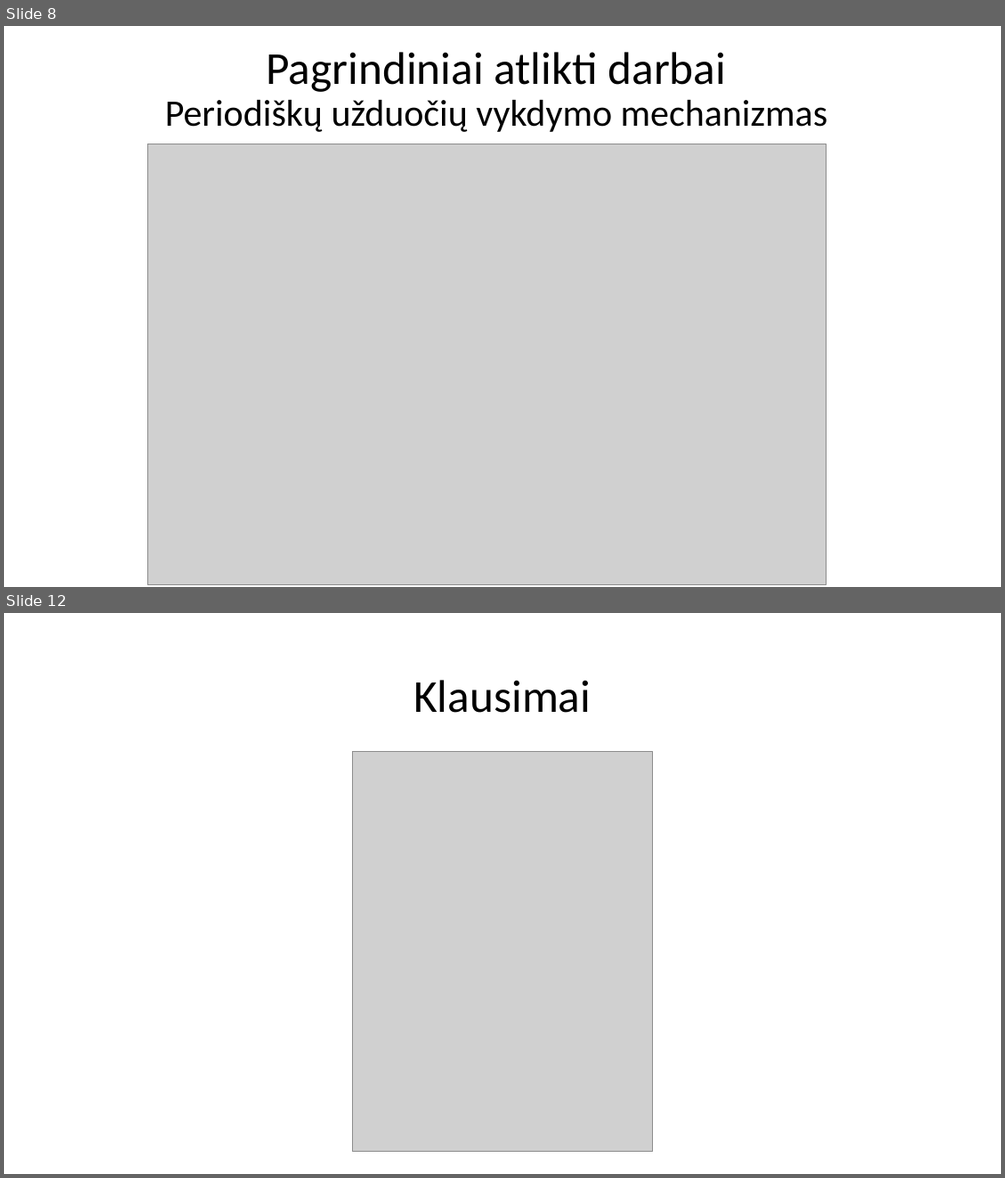
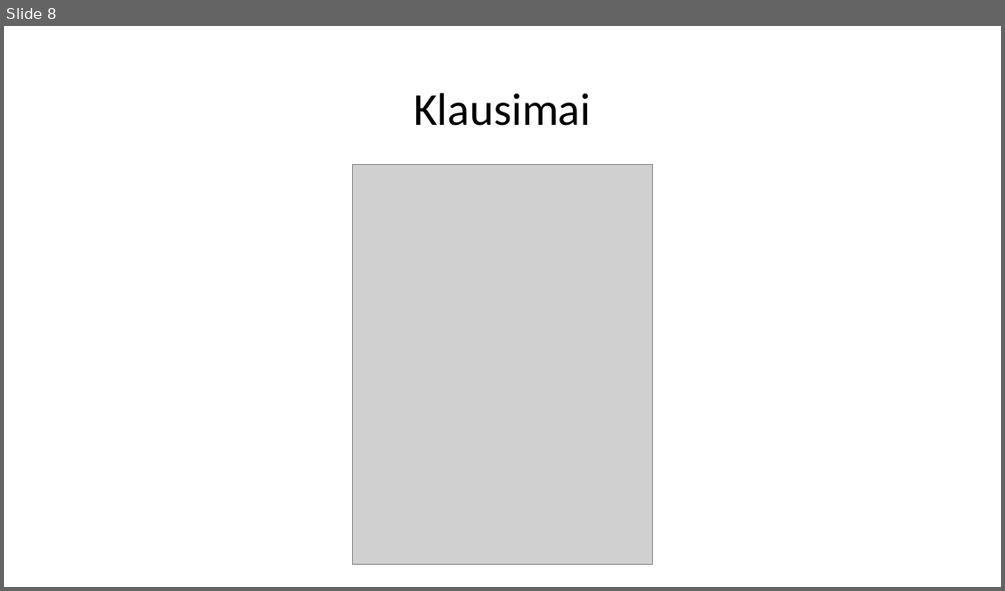
Before and after one commit to Ubaldas11/bachelor-thesis, a slide deck: BakalauroGynimas.pptx. Shown one above the other, each under a label of ours: slides 8 and 12 before the commit, slide 8 after it; the slides between them are not shown. The pictures are 1005x1178 and 1005x591 pixels, drawn with LibreOffice and Linux fonts; fonts in the diff are those of the drawing; grey boxes stand for pictures; background and template pictures are left out. Boxes give left, top, right and bottom in pixels: in the first picture for what was removed or moved away, otherwise in the second. Text is boxed around its words. In the diff, an @@ line names an element or a change of style, - is before the commit and + after.

```diff
--- a/BakalauroGynimas.pptx
+++ b/BakalauroGynimas.pptx
@@ slide 8 removed at (4, 26, 1001, 587), background #FFFFFF @@
@@ text removed at (165, 52, 828, 132) @@
-Pagrindiniai atlikti darbai
-Periodiškų užduočių vykdymo mechanizmas
@@ picture removed at (147, 143, 825, 585) @@
@@ what was slide 12 is now slide 8 @@
```
Also in this commit, not shown: 1 slide changed, 6 slides added, 9 other slides removed, 2 other files.
